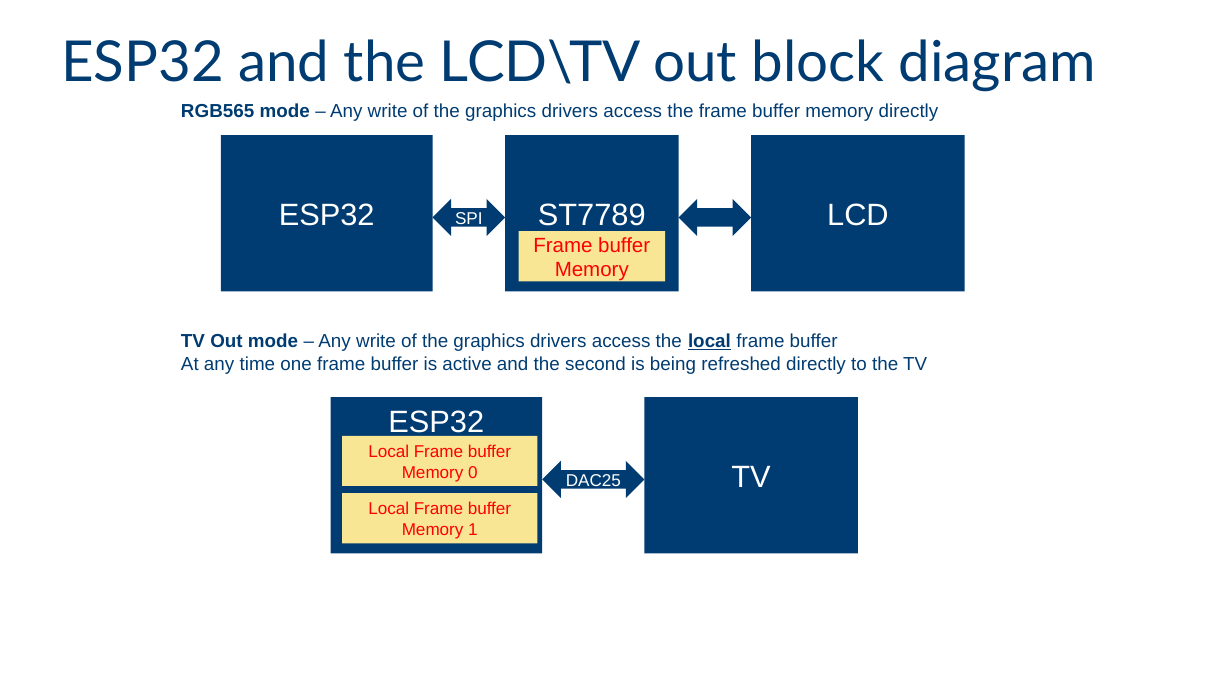
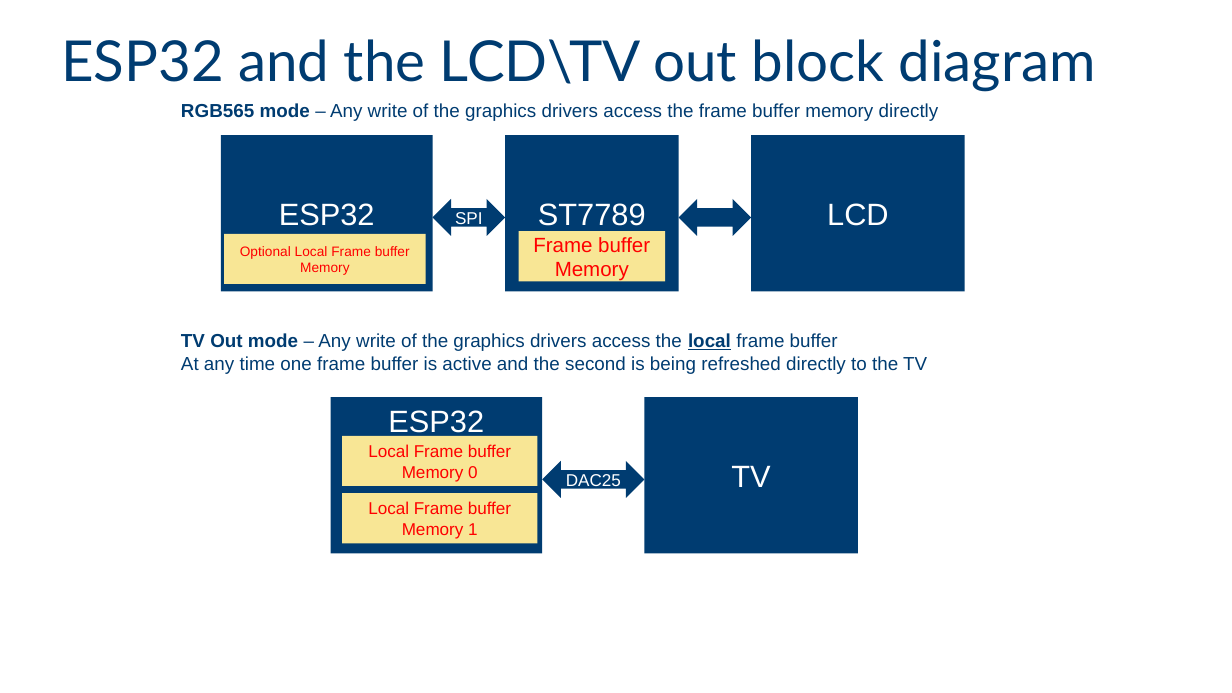
Before and after one commit to giltal/ESP32_Course, a slide deck: slide 20 of Collaterals/IntelMakersESP32course - class 2.pptx. Drawn at 1232x693 pixels with LibreOffice and Linux fonts; fonts in the diff are those of the drawing; background and template pictures are left out. Boxes give left, top, right and bottom in pixels: in the first picture for what was removed or moved away, otherwise in the second. Text is boxed around its words. In the diff, an @@ line names an element or a change of style, - is before the commit and + after.

```diff
--- a/Collaterals/IntelMakersESP32course - class 2.pptx
+++ b/Collaterals/IntelMakersESP32course - class 2.pptx
@@ rectangle added at [224,234,426,285], fill #F8E695, 8 pt, text #FF0000 @@
+Optional Local Frame buffer
+Memory
```
Also in this commit, not shown: 4 other files.
